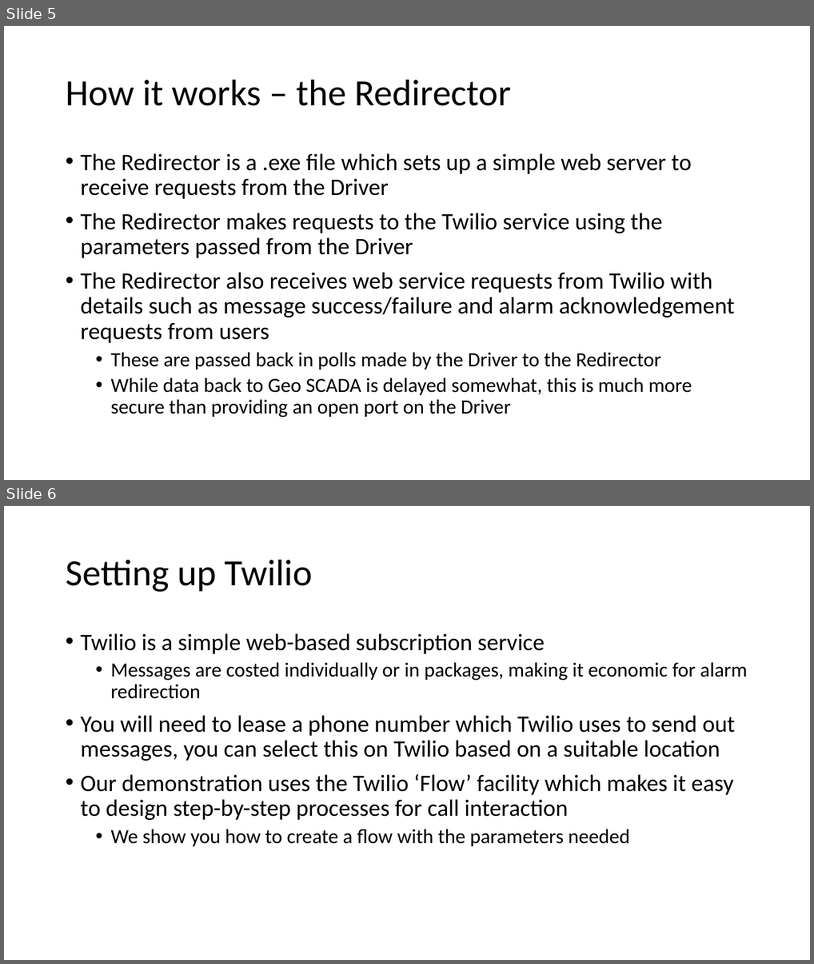
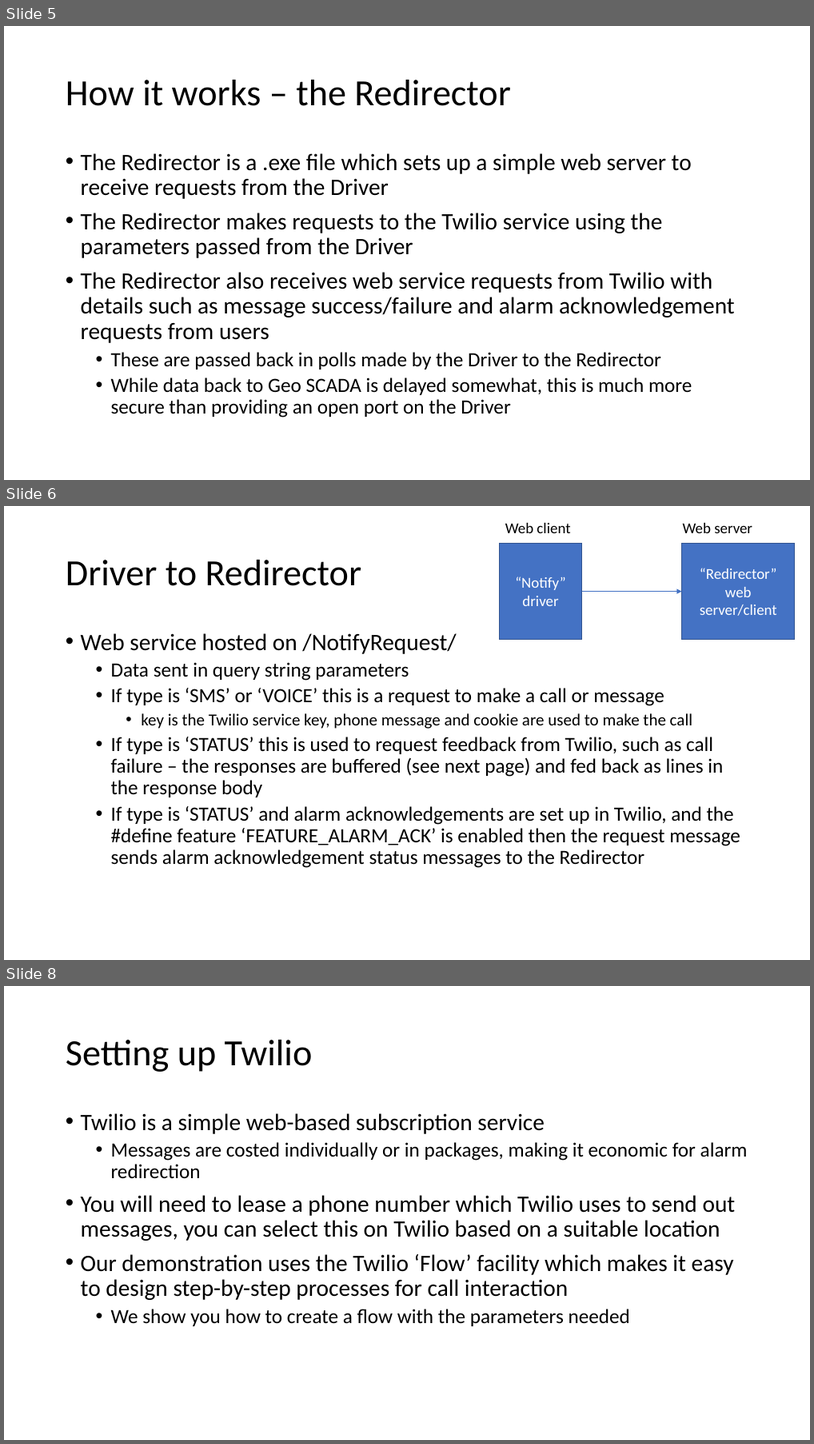
Before and after one commit to ClearSCADA/notify, a slide deck: NotifyDemo Description.pptx. Shown one above the other, each under a label of ours: slides 5 and 6 before the commit, slides 5, 6 and 8 after it; the slides between them are not shown. The pictures are 814x964 and 814x1444 pixels, drawn with LibreOffice and Linux fonts; fonts in the diff are those of the drawing. Boxes give left, top, right and bottom in pixels: in the first picture for what was removed or moved away, otherwise in the second. Text is boxed around its words. In the diff, an @@ line names an element or a change of style, - is before the commit and + after.

```diff
--- a/NotifyDemo Description.pptx
+++ b/NotifyDemo Description.pptx
@@ slide 6 added at <box>4,506,810,960</box>, background #FFFFFF @@
@@ text added at <box>506,523,570,533</box>, 18 pt, text #000000 @@
+Web client
@@ text added at <box>683,523,753,533</box>, 18 pt, text #000000 @@
+Web server
@@ rectangle added at <box>499,543,582,639</box>, fill #4472C4, outline #325491 1 pt, 18 pt, text #FFFFFF @@
+“Notify” driver
@@ rectangle added at <box>682,543,795,639</box>, fill #4472C4, outline #325491 1 pt, 18 pt, text #FFFFFF @@
+“Redirector” web server/client
@@ title added at <box>66,560,362,586</box>, 44 pt, text #000000 @@
+Driver to Redirector
@@ arrow added from (582, 592) to (682, 592), #4472C4 0.5 pt @@
@@ text added at <box>81,633,741,868</box>, 24 pt, text #000000 @@
+• Web service hosted on /NotifyRequest/
+  • Data sent in query string parameters
+  • If type is ‘SMS’ or ‘VOICE’ this is a request to make a call or message
+    • key is the Twilio service key, phone message and cookie are used to make the call
+  • If type is ‘STATUS’ this is used to request feedback from Twilio, such as call failure – the responses are buffered (see next page) and fed back as lines in the response body
+  • If type is ‘STATUS’ and alarm acknowledgements are set up in Twilio, and the #define feature ‘FEATURE_ALARM_ACK’ is enabled then the request message sends alarm acknowledgement status messages to the Redirector
@@ what was slide 6 is now slide 8 @@
```
Also in this commit, not shown: 2 other slides added.
